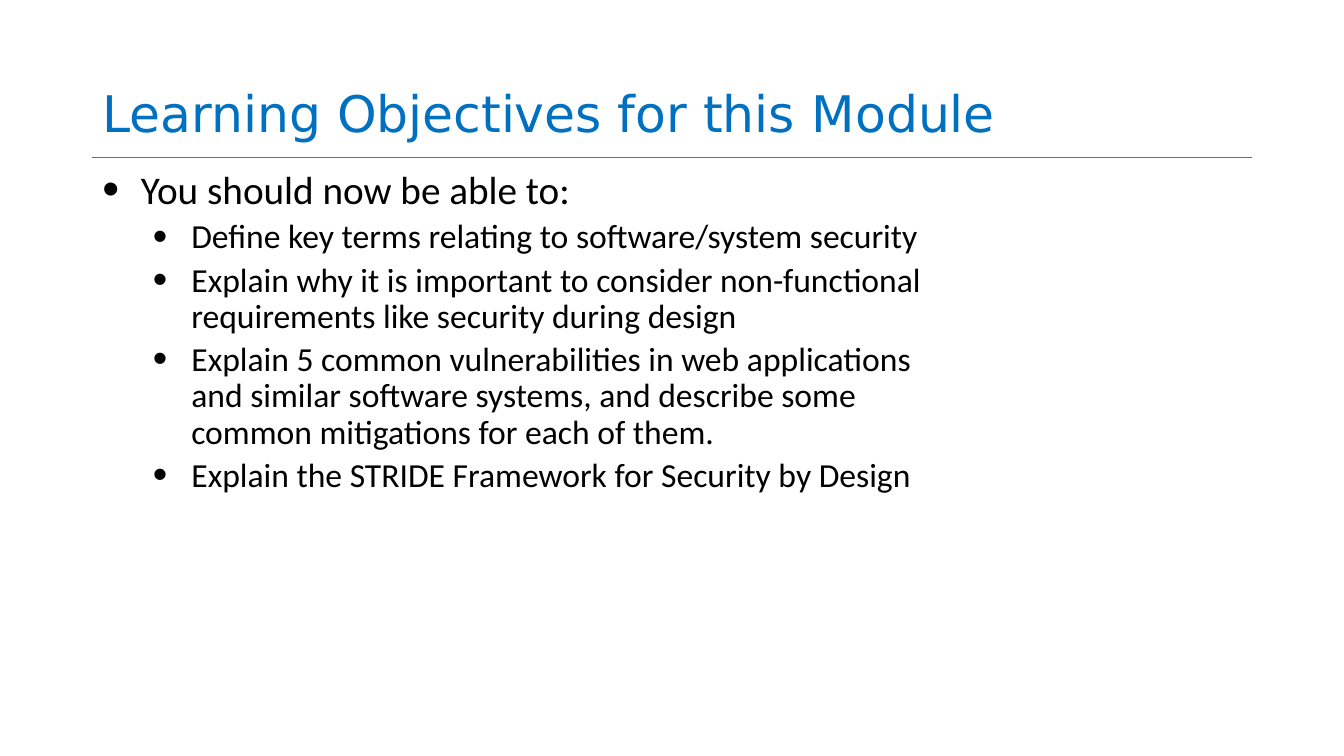
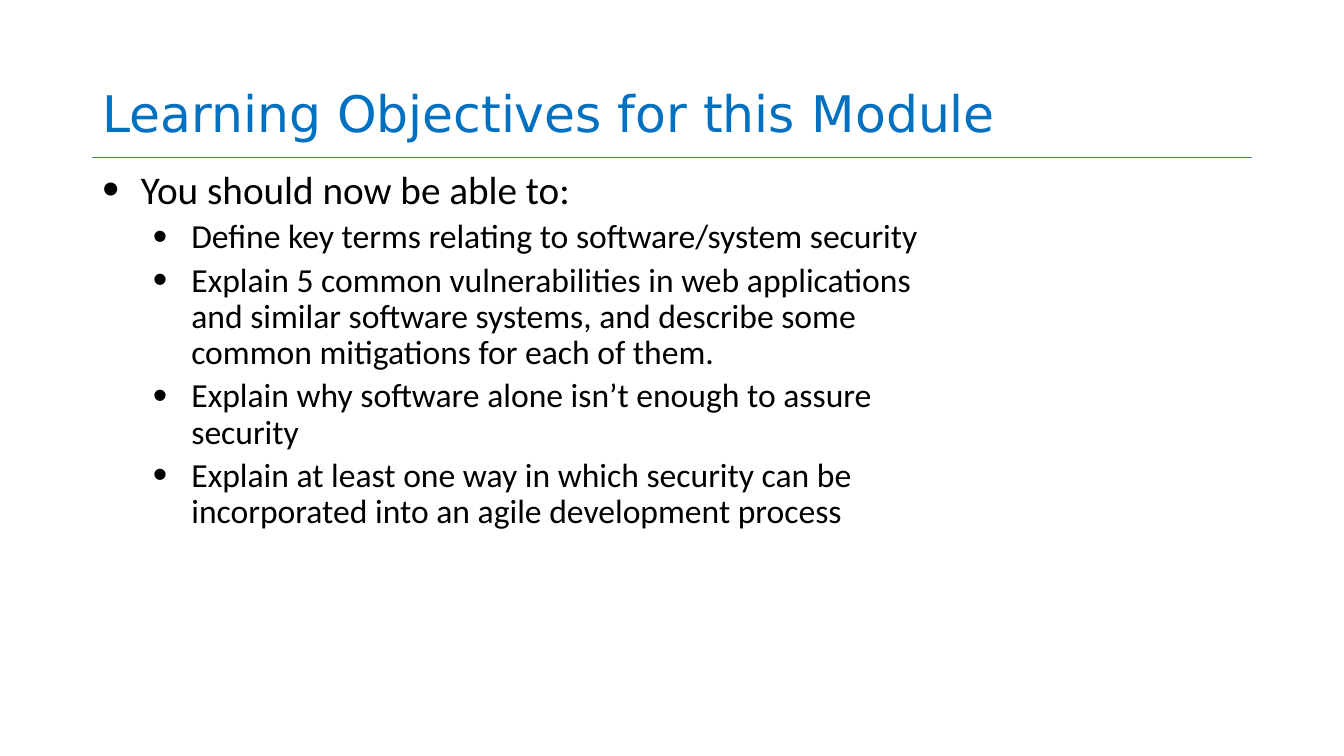
Before and after one commit to neu-se/CS4530-Spring-2026, a slide deck: slide 54 of Slides/Module 13 Security.pptx (slide 57 before the commit). Drawn at 1344x756 pixels with LibreOffice and Linux fonts; fonts in the diff are those of the drawing. Boxes give left, top, right and bottom in pixels: in the first picture for what was removed or moved away, otherwise in the second. Text is boxed around its words. In the diff, an @@ line names an element or a change of style, - is before the commit and + after.

```diff
--- a/Slides/Module 13 Security.pptx
+++ b/Slides/Module 13 Security.pptx
@@ text at bbox=[191, 268, 921, 334]: paragraph removed @@
-  • Explain why it is important to consider non-functional requirements like security during design
@@ text at bbox=[191, 383, 871, 529]: text changed @@
-  • Explain the STRIDE Framework for Security by Design
+  • Explain why software alone isn’t enough to assure security
+  • Explain at least one way in which security can be incorporated into an agile development process
```
Also in this commit, not shown: 18 other slides changed, 18 slides added, 21 slides removed, 1 other file.
